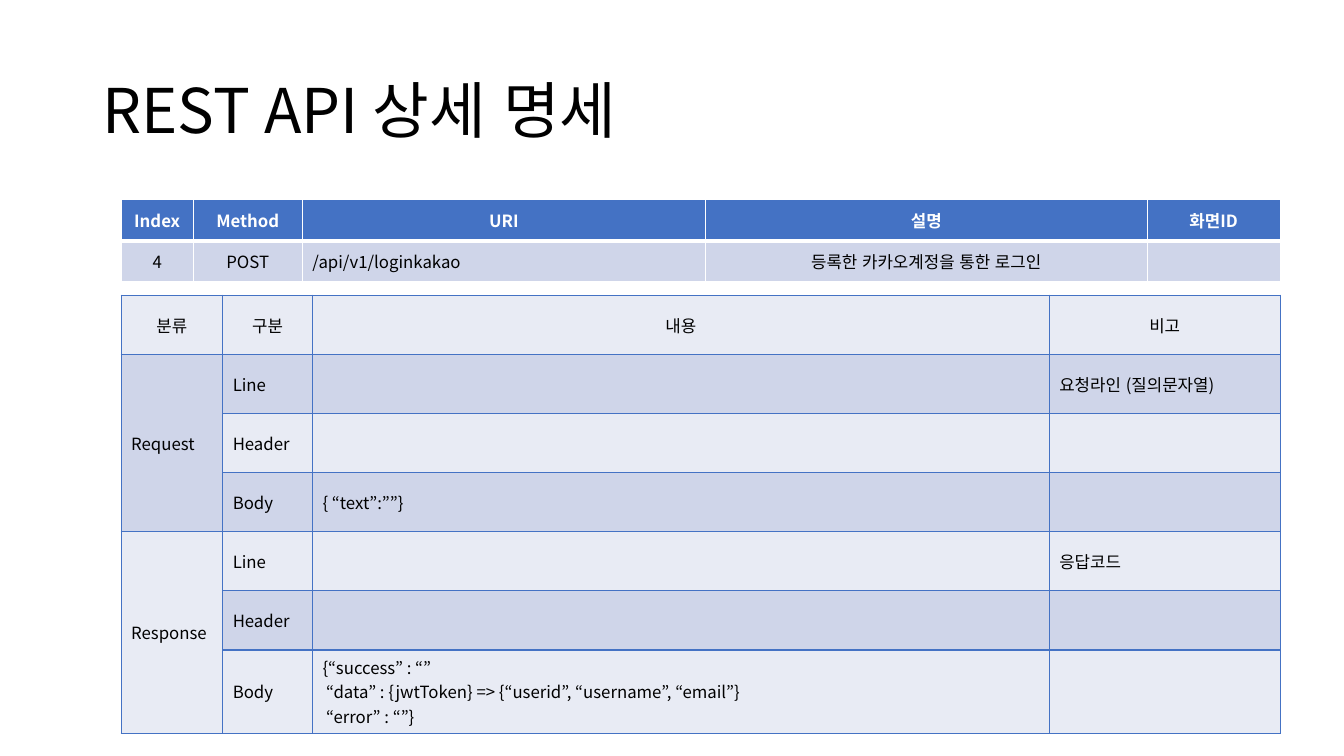
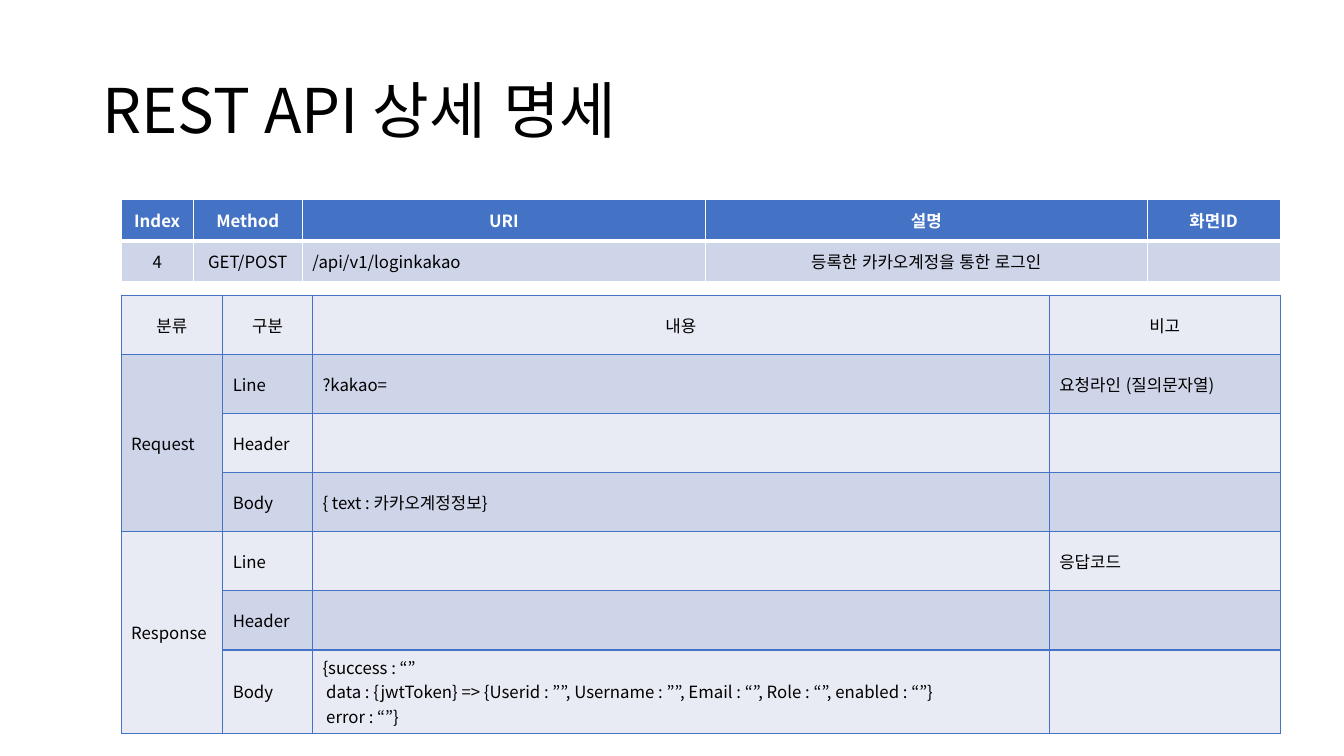
Before and after one commit to sujidaddy/workspace_miniproject, a slide deck: slide 26 of 미니프로젝트계획서제출용.pptx. Drawn at 1344x756 pixels with LibreOffice and Linux fonts; fonts in the diff are those of the drawing. Boxes give left, top, right and bottom in pixels: in the first picture for what was removed or moved away, otherwise in the second. Text is boxed around its words. In the diff, an @@ line names an element or a change of style, - is before the commit and + after.

```diff
--- a/미니프로젝트계획서제출용.pptx
+++ b/미니프로젝트계획서제출용.pptx
@@ table at (121,200,1280,281) @@
-row 2, column 2: POST
+row 2, column 2: GET/POST
@@ table at (121,295,1280,728) @@
-row 2, column 3: 
+row 2, column 3: ?kakao=
-row 4, column 3: { “text”:””}
+row 4, column 3: { text : 카카오계정정보}
-row 7, column 3: {“success” : “” “data” : {jwtToken} => {“userid”, “username”, “email”} / “error” : “”}
+row 7, column 3: {success : “” data : {jwtToken} => {Userid : ””, Username : ””, Email : “”, Role : “”, enabled : “”} / error : “”}
```
Also in this commit, not shown: 14 other slides changed, 5 other files.
